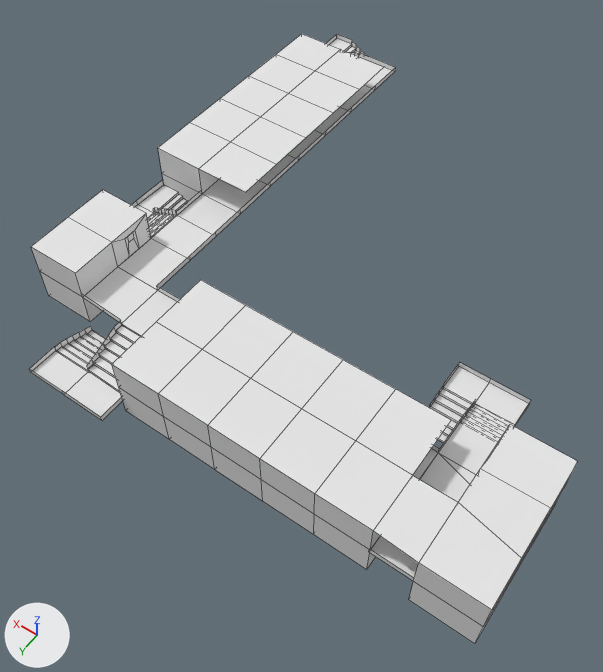
Two versions of the Blender file epit'scape/Assets/Scenes/maps/map/VB.blend, one commit apart.
Both versions are drawn from a camera (50 mm lens) standing at (-65.9, 80.4, 84.7) and looking at (-26.3, 25.0, -2.2). The lights are fixed; the arrows at lower left show +X, +Y and +Z. Mesh edges are drawn as thin lines.
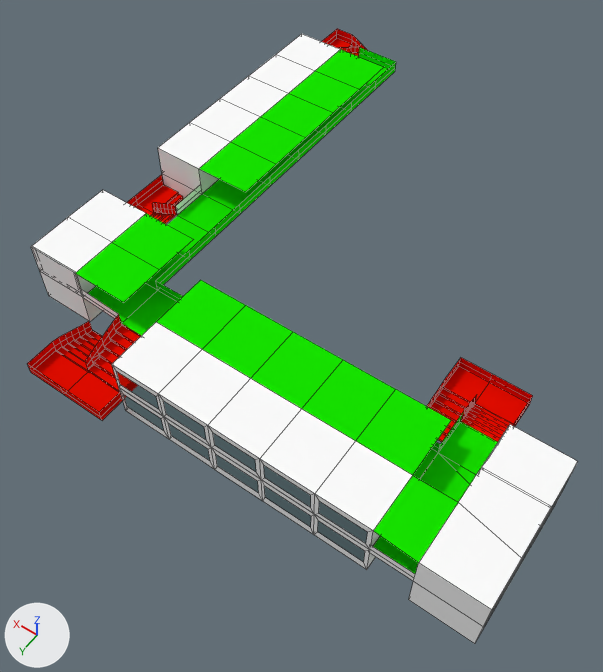
Edits to the scene script, one JSON object a line:
```json
{"op": "add", "block": "mat_green_rail", "code": ["mat_green_rail = diffuse_material('Green Rail')", "mat_green_rail.base_color = (0.00871, 0.8, 0.0)  # green #17e700"]}
{"op": "add", "block": "mat_wall", "code": ["mat_wall = diffuse_material('Wall')", "mat_wall.base_color = (1.0, 1.0, 1.0)  # white #ffffff"]}
{"op": "add", "block": "mat_glass", "code": ["mat_glass = bpy.data.materials.new('Glass')", "mat_glass.use_nodes = True; mat_glass.node_tree.nodes.clear()", "_N = mat_glass.node_tree.nodes; _L = mat_glass.node_tree.links", "n0 = _N.new('ShaderNodeOutputMaterial'); n0.name = 'Material Output'", "n1 = _N.new('ShaderNodeBsdfAnisotropic'); n1.name = 'Glossy BSDF'", "n1.distribution = 'GGX'", "n1.inputs[0].default_value = (0.619, 0.915, 1.0, 1.0)  # 'Color', cyan #cef5ff", "n1.inputs[1].default_value = 0.115  # 'Roughness'", "_L.new(n1.outputs[0], n0.inputs[0])  # 'BSDF' to 'Surface'"]}
{"op": "add", "block": "mat_red_rail", "code": ["mat_red_rail = diffuse_material('Red Rail')", "mat_red_rail.base_color = (0.8, 0.0042, 0.0)  # red #e70d00"]}
{"op": "add", "block": "mat_wall_door", "code": ["mat_wall_door = diffuse_material('Wall+Door')", "mat_wall_door.base_color = (0.8, 0.8, 0.8)  # white #e7e7e7"]}
{"op": "add", "block": "mat_board", "code": ["mat_board = diffuse_material('Board')", "mat_board.base_color = (0.0, 0.128, 0.00472)  # dark green #00640f"]}
{"block": "me_cube", "where": "# used by ob_cube; location = (0.0, 0.0, 3.4); scale = (4.77, 24.2, 3.12)"}
{"op": "remove", "block": "me_cube", "code": "me_cube.from_pydata(...)  # 545 vertices, 386 faces, 2 loose edges; spans x -13.43..0.88, y -1.17..2.12, z -1.12..1.98"}
{"op": "add", "block": "me_cube", "code": "me_cube.from_pydata(...)  # 802 vertices, 641 faces, 2 loose edges; spans x -13.43..0.88, y -1.17..2.12, z -1.12..1.98"}
{"block": "me_cube", "change": "me_cube part 1: 22 vertices removed from x -11.81..0.23, y -1.16..1.95, z -0.76..1.62; 279 vertices added at x -13.43..0.88, y -1.17..2.12, z -0.68..1.95"}
{"block": "me_cube", "change": "me_cube part 2: 69 faces spanning x -13.43..0.84, y -0.71..1.99, z -1.1..1.98 switch from mat_material (white #e7e7e7) to mat_wall (white #ffffff)"}
{"block": "me_cube", "change": "me_cube part 3: 188 faces spanning x -11.81..0.88, y -1.17..2.12, z -1.12..0.77 switch from mat_material (white #e7e7e7) to mat_red_rail (red #e70d00)"}
{"block": "me_cube", "change": "me_cube part 4: 47 faces spanning x -11.81..-0.74, y -0.95..1.99, z 0.48..1.98 switch from mat_material (white #e7e7e7) to mat_green_rail (green #17e700)"}
{"op": "add", "block": "me_cube", "code": "me_cube.materials.append(mat_glass)"}
{"op": "add", "block": "me_cube", "code": "me_cube.materials.append(mat_wall_door)  # white #e7e7e7"}
{"op": "add", "block": "me_cube", "code": "me_cube.materials.append(mat_board)  # dark green #00640f"}
```

Pixel boxes [x1, y1, x2, y2] of what changed, in the pictures (603 x 672 px):
```json
{"object": "Cube", "change": "reshaped", "before": [29, 34, 578, 643], "after": [27, 29, 578, 643]}
{"part": 1, "of": "me_cube", "change": "built on", "before": [55, 42, 443, 408], "after": [27, 29, 575, 643]}
{"part": 2, "of": "me_cube", "change": "recoloured", "before": [31, 34, 578, 643], "after": [31, 34, 578, 643]}
{"part": 3, "of": "me_cube", "change": "recoloured", "before": [30, 34, 531, 442], "after": [30, 34, 531, 442], "on screen": "white to red"}
{"part": 4, "of": "me_cube", "change": "recoloured", "before": [88, 49, 498, 574], "after": [88, 49, 498, 574], "on screen": "white to green"}
```
